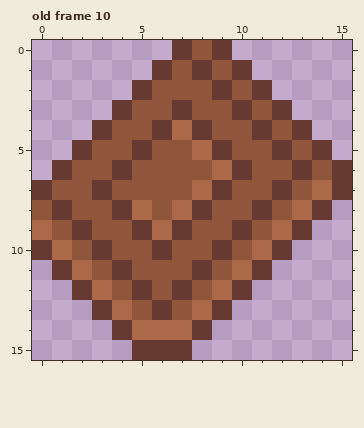
Pixel-art file -- Assets/Icons.aseprite. The first picture shows the starting point.
16x16 pixels, 21 frames. Colours within 5 levels of each other are drawn and written as one. Shown: old frame 10. The commit also changed other frames, which this record leaves out.
Once edited:
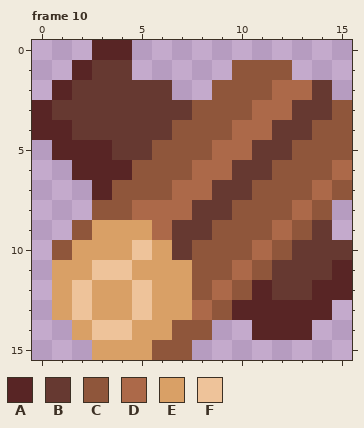
Palette (. is transparent): A #582525  B #663931  C #8f563b  D #ac6949  E #d9a066  F #eec39a
A new or re-ordered frame is compared with the old frame closest to it.
Diff:
frames 21 -> 23
Changed rows in their new state; - is an unchanged pixel.
Frame 10 is new; against old frame 10, layer "First":
first column x 0:
 0 ---AA--...------
 1 --ABB-....CCC---
 2 -ABBB-B..C-CDDB-
 3 ABBB-BB---CDDBBC
 4 AAB-BB-CC-DDB-CC
 5 -AAAB---CDDB--CC
 6 -.AAA---D--B-C-D
 7 ...A---D--B-C--C
 8 ...-C-D--B-C--C-
 9 ..CEEE--B-C--CB-
10 .CEEEFEB-C--CBBB
11 -EEFFEEEC--CBBBA
12 -EFEEFEE--CABBAA
13 -EFEEFEE-CAAAAA-
14 --EFFEECC--AAA--
15 ---EEECC--------
Where, in picture pixels (left, top, right, bottom), the same in both pictures:
changed: (32, 40, 352, 360)
